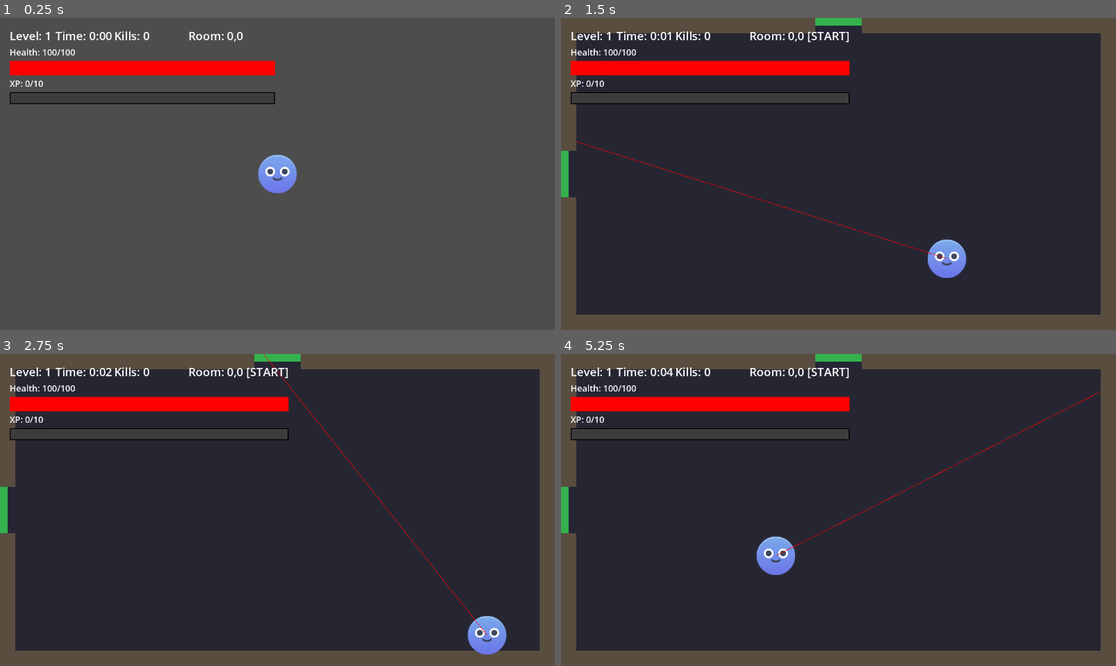
Above: before the commit, frames 1-4 (two rows, left to right).
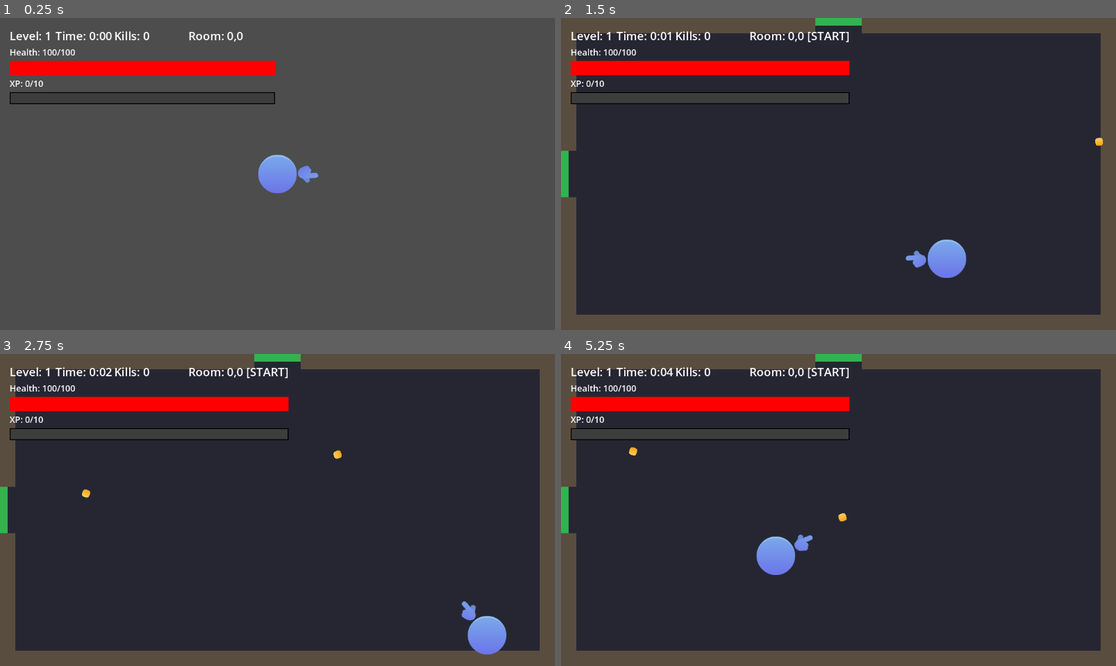
Above: after the commit, the same moments.

Repository: MavyEP/NodeBuster
Game: Godot game, scene res://scenes/game/Game.tscn
The game is run twice, just before and just after one commit, with the same random seed, the same clock (stepped at 60 frames per second) and the same inputs.
Inputs (mouse positions are in pixels of both pictures, inside the frame that each line leads up to):
- Up to frame 1 (0.25 s): no input
- Up to frame 2 (1.5 s): move the mouse to (960, 158) at 0.52 s; hold D (move_right) 0.53-1.28 s; click (960, 158) at 0.6 s; move the mouse to (727, 189) at 1.27 s; hold S (move_down) from 1.28 s (still down); tap Space (dash) at 1.35 s
- Up to frame 3 (2.75 s): click (166, 525) at 1.55 s; tap Enter at 2 s; move the mouse to (333, 441) at 2.02 s; release S (move_down) at 2.03 s; hold D (move_right) from 2.03 s (still down); click (333, 441) at 2.1 s
- Up to frame 4 (5.25 s): move the mouse to (810, 572) at 2.77 s; release D (move_right) at 2.78 s; hold W (move_up) 2.78-3.53 s; click (810, 572) at 2.85 s; move the mouse to (1005, 556) at 3.52 s; hold A (move_left) 3.53-5.03 s; tap Space (dash) at 3.6 s; click (1005, 556) at 3.8 s; move the mouse to (672, 463) at 4.27 s; click (672, 463) at 4.35 s; move the mouse to (866, 510) at 5.02 s; hold S (move_down) from 5.03 s (still down); click (866, 510) at 5.1 s

The runs differ from the first frame. In frame 1, 0.2% of the frame differs, in the area x 47-58%, y 47-54%; in frame 2, 0.5%; in frame 3, 0.5%; in frame 4, 0.5%, in the area x 12-98%, y 12-67%.

Commit message:
added gun logic

Diff:
--- a/project.godot
+++ b/project.godot
@@ -53,6 +53,11 @@
 "events": [Object(InputEventKey,"resource_local_to_scene":false,"resource_name":"","device":-1,"window_id":0,"alt_press …(191 unchanged characters)…
 ]
 }
+fire={
+"deadzone": 0.2,
+"events": [Object(InputEventMouseButton,"resource_local_to_scene":false,"resource_name":"","device":-1,"window_id":0,"alt_pressed":false,"shift_pressed":false,"ctrl_pressed":false,"meta_pressed":false,"button_mask":1,"position":Vector2(97, 29),"global_position":Vector2(109, 89),"factor":1.0,"button_index":1,"canceled":false,"pressed":true,"double_click":false,"script":null)
+]
+}
 
 [layer_names]
 
@@ -60,6 +65,7 @@
 2d_physics/layer_2="Enemy"
 2d_physics/layer_3="PlayerHitbox"
 2d_physics/layer_4="EnemyHitbox"
+2d_physics/layer_5="Walls/Doors"
 
 [physics]
 
--- a/scenes/abilities/Projectile.tscn
+++ b/scenes/abilities/Projectile.tscn
@@ -7,7 +7,7 @@
 radius = 8.0
 
 [node name="Projectile" type="Area2D" unique_id=2117914054]
-collision_mask = 2
+collision_mask = 3
 script = ExtResource("1_ljtwl")
 
 [node name="Sprite2D" type="Sprite2D" parent="." unique_id=1038244763]
--- /dev/null
+++ b/scenes/gun/Gun.tscn
@@ -0,0 +1,14 @@
+[gd_scene format=3 uid="uid://dn3cwp8rst0tf"]
+
+[ext_resource type="Texture2D" uid="uid://rvss4n53mlum" path="res://assets/testerSprites/blue_hand_point.png" id="1_0niuh"]
+[ext_resource type="Script" uid="uid://bcandwydvxfjl" path="res://scripts/gun/Gun.gd" id="1_kk1qa"]
+
+[node name="Gun" type="Node2D" unique_id=1707308515]
+script = ExtResource("1_kk1qa")
+
+[node name="Sprite2D" type="Sprite2D" parent="." unique_id=204892951]
+rotation = 0.6632251
+texture = ExtResource("1_0niuh")
+
+[node name="Nozzle" type="Marker2D" parent="." unique_id=251953139]
+position = Vector2(24, -3)
--- a/scenes/player/Player.tscn
+++ b/scenes/player/Player.tscn
@@ -3,10 +3,8 @@
 [ext_resource type="Script" uid="uid://di05kl0rv1g4j" path="res://scripts/player/PlayerController.gd" id="1_wr5hl"]
 [ext_resource type="Script" uid="uid://bwsiwuj7heiqm" path="res://scripts/components/HealthComponent.gd" id="2_gfjak"]
 [ext_resource type="Texture2D" uid="uid://cyxiogape6k7u" path="res://assets/testerSprites/blue_body_circle.png" id="2_tpg5x"]
-[ext_resource type="Script" uid="uid://x11gnbeuwway" path="res://scripts/abilities/FireballAbility.gd" id="3_4kuee"]
 [ext_resource type="Script" uid="uid://b6iy46ngev5sq" path="res://scripts/components/StatsComponent.gd" id="3_524rm"]
-[ext_resource type="Texture2D" uid="uid://d17wkdwaenlio" path="res://assets/testerSprites/face_a.png" id="3_c3xxp"]
-[ext_resource type="Script" uid="uid://b7rubhn0cjhe0" path="res://scripts/player/AimLaser.gd" id="4_npwbq"]
+[ext_resource type="PackedScene" uid="uid://dn3cwp8rst0tf" path="res://scenes/gun/Gun.tscn" id="5_tpg5x"]
 
 [sub_resource type="CircleShape2D" id="CircleShape2D_wr5hl"]
 radius = 32.0
@@ -16,21 +14,11 @@
 motion_mode = 1
 script = ExtResource("1_wr5hl")
 
-[node name="Sprite2D" type="Sprite2D" parent="." unique_id=2093878742]
+[node name="Body" type="Sprite2D" parent="." unique_id=2093878742]
 texture = ExtResource("2_tpg5x")
-
-[node name="Sprite2D2" type="Sprite2D" parent="." unique_id=510759290]
-texture = ExtResource("3_c3xxp")
 
 [node name="CollisionShape2D" type="CollisionShape2D" parent="." unique_id=232640168]
 shape = SubResource("CircleShape2D_wr5hl")
-
-[node name="AimLaser" type="Node2D" parent="." unique_id=2055658919]
-script = ExtResource("4_npwbq")
-
-[node name="Line2D" type="Line2D" parent="AimLaser" unique_id=2033608032]
-width = 1.0
-default_color = Color(1, 0, 0, 1)
 
 [node name="HealthComponent" type="Node" parent="." unique_id=1218018552]
 script = ExtResource("2_gfjak")
@@ -42,5 +30,9 @@
 
 [node name="AbilityContainer" type="Node" parent="." unique_id=793653026]
 
-[node name="FireballAbility" type="Node" parent="AbilityContainer" unique_id=431625205]
-script = ExtResource("3_4kuee")
+[node name="PrimaryWeapon" type="Node2D" parent="." unique_id=1479394763]
+
+[node name="Gun" parent="PrimaryWeapon" unique_id=1707308515 instance=ExtResource("5_tpg5x")]
+position = Vector2(62, 0)
+
+[node name="PrimaryWeaponPivot" type="Marker2D" parent="." unique_id=800046864]
--- a/scripts/abilities/Projectile.gd
+++ b/scripts/abilities/Projectile.gd
@@ -22,14 +22,10 @@
 
 func _process(delta):
 	# If we have a target, home in on it
-	if target and is_instance_valid(target):
-		direction = (target.global_position - global_position).normalized()
 
 	# Move in direction
-	global_position += direction * speed * delta
+	position += transform.x  * speed * delta
 
-	# Rotate to face direction
-	rotation = direction.angle()
 
 func setup(start_pos: Vector2, target_enemy: Node2D, projectile_damage: float):
 	global_position = start_pos
@@ -42,8 +38,6 @@
 func _on_body_entered(body):
 	if _has_hit:
 		return
-	if not (body and body.is_in_group("enemy") and body.has_method("take_damage")):
-		return
 
 	_has_hit = true
 
@@ -54,5 +48,10 @@
 	set_deferred("collision_layer", 0)
 	set_deferred("collision_mask", 0)
 
-	body.take_damage(damage)
+	if  (body and body.is_in_group("enemy") and body.has_method("take_damage")):
+		body.take_damage(damage)
+	elif (body and body.is_in_group("player")):
+		return
+
+
 	queue_free()
--- /dev/null
+++ b/scripts/gun/Gun.gd
@@ -0,0 +1,21 @@
+extends Node2D
+
+@onready var nozzle: Marker2D = $Nozzle
+
+var base_damage: float = 15.0
+var base_cooldown: float = 1.0
+var projectile_scene = preload("res://scenes/abilities/Projectile.tscn")
+
+# Called when the node enters the scene tree for the first time.
+func _ready() -> void:
+	pass # Replace with function body.
+
+
+# Called every frame. 'delta' is the elapsed time since the previous frame.
+func _process(delta: float) -> void:
+	if Input.is_action_just_pressed("fire"):
+		var mouse_pos = get_global_mouse_position()
+		var projectile_instance = projectile_scene.instantiate()
+		get_tree().root.add_child(projectile_instance)
+		projectile_instance.global_position = nozzle.global_position
+		projectile_instance.rotation = nozzle.global_position.angle_to_point(mouse_pos)
--- a/scripts/player/AimLaser.gd
+++ /dev/null
@@ -1,49 +0,0 @@
-extends Node2D
-
-@export var max_range: float = 900.0
-@export var collision_mask: int = 1 << 0  # set to your "Walls" layer (and anything that should block shots)
-@export var start_offset: Vector2 = Vector2.ZERO # local offset from parent (muzzle position)
-
-@onready var line: Line2D = $Line2D
-
-func _ready() -> void:
-	# Basic Line2D setup (you can also set these in the editor)
-	line.clear_points()
-	line.points = PackedVector2Array([Vector2.ZERO, Vector2.RIGHT * 10])
-
-func _process(_delta: float) -> void:
-	var start_global := (get_parent() as Node2D).global_position + start_offset.rotated((get_parent() as Node2D).global_rotation)
-
-	var mouse_global := get_viewport().get_mouse_position()
-	# If you're in a 2D camera world, use this instead:
-	mouse_global = (get_parent() as Node2D).get_global_mouse_position()
-
-	var dir := (mouse_global - start_global)
-	if dir.length() < 0.001:
-		_hide_laser()
-		return
-	dir = dir.normalized()
-
-	var end_global := start_global + dir * max_range
-
-	# Raycast
-	var query := PhysicsRayQueryParameters2D.create(start_global, end_global)
-	query.collision_mask = collision_mask
-	query.exclude = [(get_parent() as Node2D)]  # exclude player body
-	query.hit_from_inside = true
-
-	var hit := get_world_2d().direct_space_state.intersect_ray(query)
-
-	if not hit.is_empty():
-		end_global = hit.position
-
-	# Convert global points to this node's local space for Line2D
-	# (Line2D uses local coordinates)
-	var start_local := to_local(start_global)
-	var end_local := to_local(end_global)
-
-	line.points = PackedVector2Array([start_local, end_local])
-	line.visible = true
-
-func _hide_laser() -> void:
-	line.visible = false
--- a/scripts/player/PlayerController.gd
+++ b/scripts/player/PlayerController.gd
@@ -1,4 +1,9 @@
 extends CharacterBody2D
+
+#Weapons
+@onready var primary_weapon: Node2D = $PrimaryWeapon
+@onready var primary_weapon_pivot: Marker2D = $PrimaryWeaponPivot
+
 
 # Components
 @onready var health_component = $HealthComponent
@@ -11,6 +16,7 @@
 @export var dash_distance: float = 140.0
 @export var dash_duration: float = 0.12
 @export var dash_cooldown: float = 0.35
+@export var gun_hold_distance: float = 1
 
 # Set this to the physics layer(s) your walls are on.
 # Example: if walls are on layer 1 -> 1 << 0
@@ -46,6 +52,7 @@
 	if not is_alive:
 		return
 
+
 	# Cooldowns tick
 	_dash_cooldown_left = max(0.0, _dash_cooldown_left - delta)
 
@@ -62,6 +69,15 @@
 
 	# Get input direction
 	var input_direction = Input.get_vector("move_left", "move_right", "move_up", "move_down")
+
+	# PrimaryWeaponlogic for flipping sprite and rotate towards mouse
+	var mouse_direction := primary_weapon_pivot.global_position.direction_to(get_global_mouse_position())
+	primary_weapon.global_position = primary_weapon_pivot.global_position + mouse_direction * gun_hold_distance
+	primary_weapon.scale.y = 1 if mouse_direction.x > 0 else -1
+	#Show weapon behind player
+	#primary_weapon.show_behind_parent = mouse_direction.y < 0
+
+	primary_weapon.look_at(get_global_mouse_position())
 
 	# Remember last non-zero move direction (used when dashing from standstill)
 	if input_direction.length() > 0.01:
Not shown, added: scripts/gun/Gun.gd.uid
Not shown, removed: scripts/player/AimLaser.gd.uid
